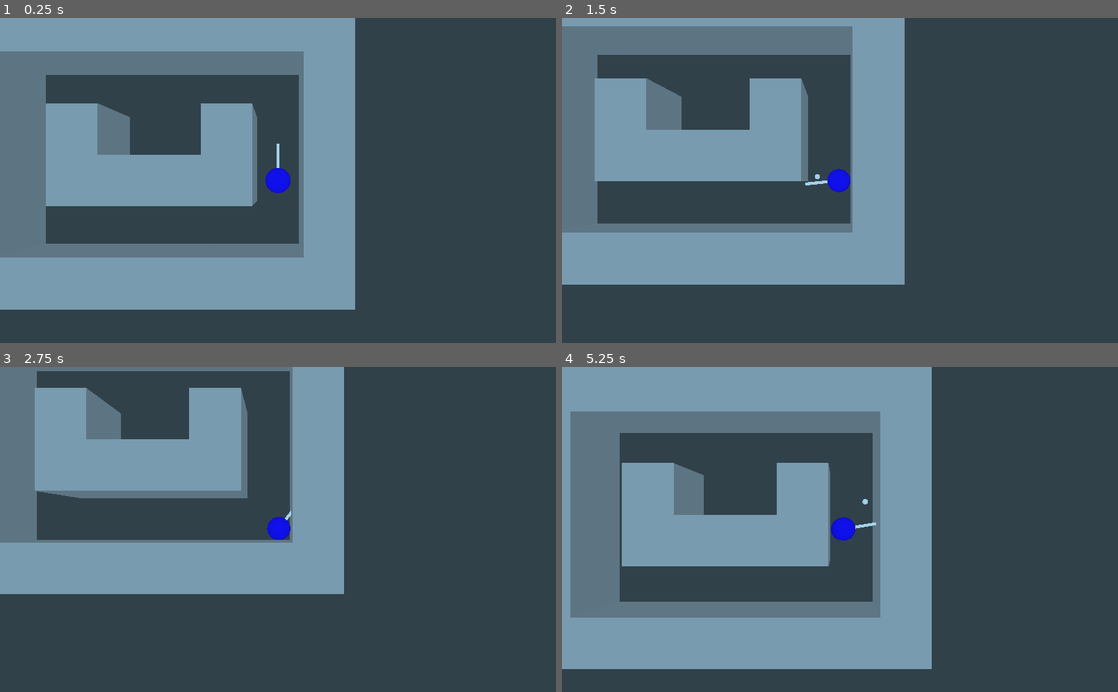
Above: before the commit, frames 1-4 (two rows, left to right).
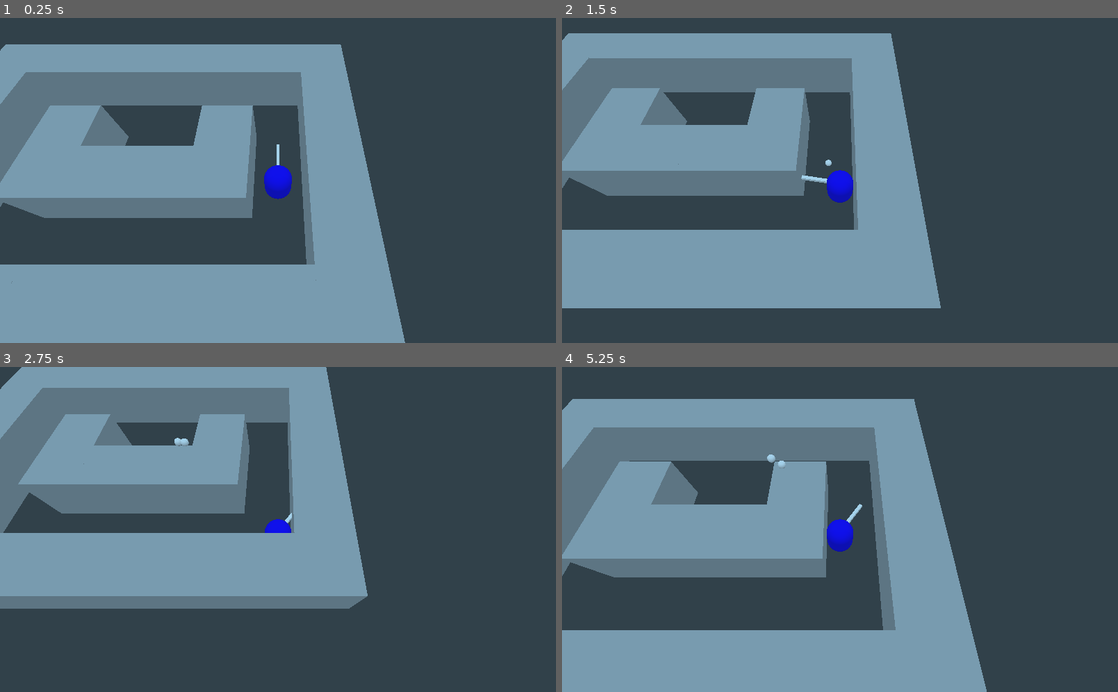
Above: after the commit, the same moments.

Repository: Altoc/crazy-christmas
Game: Godot game, scene res://scenes/Main.tscn
The game is run twice, just before and just after one commit, with the same random seed, the same clock (stepped at 60 frames per second) and the same inputs.
Inputs (mouse positions are in pixels of both pictures, inside the frame that each line leads up to):
- Up to frame 1 (0.25 s): no input
- Up to frame 2 (1.5 s): move the mouse to (962, 164) at 0.52 s; press the mouse at (962, 164) at 0.53 s; hold D (PlayerRight) 0.53-1.28 s; tap Enter at 1.25 s; move the mouse to (728, 196) at 1.27 s; release the mouse at (728, 196) at 1.28 s; hold S (PlayerBackward) from 1.28 s (still down); click (728, 196) at 1.35 s
- Up to frame 3 (2.75 s): move the mouse to (333, 458) at 2.02 s; release S (PlayerBackward) at 2.03 s; press the mouse at (333, 458) at 2.03 s; hold D (PlayerRight) from 2.03 s (still down)
- Up to frame 4 (5.25 s): move the mouse to (812, 594) at 2.77 s; release D (PlayerRight) at 2.78 s; release the mouse at (812, 594) at 2.78 s; hold W (PlayerForward) 2.78-3.53 s; click (812, 594) at 2.85 s; move the mouse to (1006, 578) at 3.52 s; press the mouse at (1006, 578) at 3.53 s; hold A (PlayerLeft) 3.53-5.03 s; tap Space at 4.25 s; move the mouse to (673, 480) at 4.27 s; release the mouse at (673, 480) at 4.28 s; click (673, 480) at 4.35 s; move the mouse to (867, 529) at 5.02 s; press the mouse at (867, 529) at 5.03 s; hold S (PlayerBackward) from 5.03 s (still down)

The runs differ from the first frame. In frame 1, 33% of the frame differs, in the area x 0-73%, y 0-100%; in frame 2, 25%; in frame 3, 18%; in frame 4, 35%, in the area x 0-77%, y 0-100%.

Commit message:
snowball charging and throwing

Diff:
--- a/Crazy Christmas/project.godot
+++ b/Crazy Christmas/project.godot
@@ -36,6 +36,11 @@
 "events": [ Object(InputEventKey,"resource_local_to_scene":false,"resource_name":"","device":0,"alt":false,"shift":false,"control":false,"meta":false,"command":false,"pressed":false,"scancode":0,"physical_scancode":83,"unicode":0,"echo":false,"script":null)
  ]
 }
+ThrowSnowball={
+"deadzone": 0.5,
+"events": [ Object(InputEventMouseButton,"resource_local_to_scene":false,"resource_name":"","device":0,"alt":false,"shift":false,"control":false,"meta":false,"command":false,"button_mask":0,"position":Vector2( 0, 0 ),"global_position":Vector2( 0, 0 ),"factor":1.0,"button_index":1,"pressed":false,"doubleclick":false,"script":null)
+ ]
+}
 
 [physics]
 
--- a/Crazy Christmas/scenes/Main.tscn
+++ b/Crazy Christmas/scenes/Main.tscn
@@ -24,14 +24,14 @@
 [node name="SignalBus" type="Node" parent="."]
 
 [node name="Camera" type="Camera" parent="."]
-transform = Transform( 1, 0, 0, 0, 2.98023e-08, 1, 0, -1, 2.98023e-08, 0, 24, 0.0124149 )
+transform = Transform( 1, 0, 0, 0, 0.477251, 0.878767, 0, -0.878767, 0.477251, 0, 19.2903, 8.11315 )
 current = true
 script = ExtResource( 5 )
 
 [node name="Floor" type="Spatial" parent="."]
 
 [node name="MeshInstance" type="MeshInstance" parent="Floor"]
-transform = Transform( 50, 0, 0, 0, 1, 0, 0, 0, 50, 0, 1, 0 )
+transform = Transform( 50, 0, 0, 0, 1, 0, 0, 0, 50, -1.25372, 1.11605, 0.0361919 )
 mesh = SubResource( 1 )
 skeleton = NodePath("../..")
 material/0 = SubResource( 2 )
@@ -135,4 +135,4 @@
 transform = Transform( 1, 0, 0, 0, 1, 0, 0, 0, 1, 4, 2, -8 )
 
 [node name="Player" parent="." instance=ExtResource( 2 )]
-transform = Transform( 1, 0, 0, 0, 1, 0, 0, 0, 1, 0, 4, 0 )
+transform = Transform( 1, 0, 0, 0, 1, 0, 0, 0, 1, 0, 2.97406, 0 )
--- a/Crazy Christmas/scenes/Snowball.tscn
+++ b/Crazy Christmas/scenes/Snowball.tscn
@@ -1,4 +1,6 @@
-[gd_scene load_steps=3 format=2]
+[gd_scene load_steps=4 format=2]
+
+[ext_resource path="res://scripts/Snowball.gd" type="Script" id=1]
 
 [sub_resource type="SphereMesh" id=1]
 
@@ -8,6 +10,7 @@
 [node name="Snowball" type="RigidBody"]
 collision_layer = 2
 collision_mask = 2
+script = ExtResource( 1 )
 
 [node name="MeshInstance" type="MeshInstance" parent="."]
 transform = Transform( 0.25, 0, 0, 0, 0.25, 0, 0, 0, 0.25, 0, 0, 0 )
--- a/Crazy Christmas/scripts/Camera.gd
+++ b/Crazy Christmas/scripts/Camera.gd
@@ -14,4 +14,4 @@
 # Called every frame. 'delta' is the elapsed time since the previous frame.
 func _process(delta):
 	transform.origin.x = get_node("../Player").transform.origin.x
-	transform.origin.z = get_node("../Player").transform.origin.z
+	transform.origin.z = get_node("../Player").transform.origin.z + 8
--- a/Crazy Christmas/scripts/PlayerMovement.gd
+++ b/Crazy Christmas/scripts/PlayerMovement.gd
@@ -1,4 +1,14 @@
 extends KinematicBody
+
+###CONSTS
+const snowballScenePath = "res://scenes/Snowball.tscn"
+const RAY_LENGTH = 20
+const snowballThrowStrengthMin = Vector3(5, 12, 5)
+const snowballThrowStrengthMax = Vector3(25, 7, 25)
+const movementSpeedMax = 10.0
+const movementSpeedIncreaseFactor = 30.0
+const snowballTime = 1
+const snowballChargeTime = 0.25
 
 ###REFS
 onready var MAIN = get_node("/root/Main")
@@ -6,31 +16,48 @@
 onready var camera = get_node("../Camera")
 
 ###MEM VARS
-const RAY_LENGTH = 100
 enum PLAYER_STATES {
 	IDLE=0,
-	RUN=1
+	RUN=1,
+	SNOWBALL_CHARGE=2,
+	SNOWBALL_THROW=3
 }
 onready var currPlayerState = PLAYER_STATES.IDLE
 onready var prevPlayerState = PLAYER_STATES.IDLE
 onready var input = Vector3()
+onready var velocity = Vector3()
+onready var toRay = Vector3()
 var gravity
-onready var movementSpeedMax = 10.0
-onready var movementSpeedIncreaseFactor = 30.0
 onready var currMovementSpeed = 0.0
-onready var velocity = Vector3()
 onready var inputReceived = false
-onready var toRay = Vector3()
+onready var snowballReady = true
+onready var snowballThrowStrength = snowballThrowStrengthMin
+onready var snowballChargeFactor = 0.0
+
+###TIMERS
+onready var snowballTimer = 0
+onready var snowballChargeTimer = 0
 
 # Called when the node enters the scene tree for the first time.
 func _ready():
 	gravity = GLOBALS.GRAVITY
 
+func _process(delta):
+	match(currPlayerState):
+		PLAYER_STATES.SNOWBALL_CHARGE:
+			snowballChargeTimer += delta
+			if(snowballChargeTimer >= snowballChargeTime):
+				chargeSnowball(delta)
+				snowballChargeTimer = 0
+	if(!snowballReady):
+		snowballTimer += delta
+		if(snowballTimer >= snowballTime):
+			snowballReady = true
+			snowballTimer = 0
+
 # Called every frame. 'delta' is the elapsed time since the previous frame.
 func _physics_process(delta):
-	#gravity
 	velocity.y -= gravity * delta
-	#wipe movement direction
 	velocity.x = 0
 	velocity.z = 0
 	handleInput(Input)
@@ -41,24 +68,39 @@
 			currMovementSpeed += movementSpeedIncreaseFactor * delta
 		velocity.x = input.x * currMovementSpeed
 		velocity.z = input.z * currMovementSpeed
+		setPlayerState(PLAYER_STATES.RUN)
 	velocity = move_and_slide(velocity, Vector3(0, 1, 0),
 									true, 4, PI/4, false)
-	look_at(Vector3(toRay.x, 0, toRay.z), Vector3(0,1,0))
+	look_at(toRay, Vector3(0,1,0))
+	rotation.x = 0
+	rotation.z = 0
 
 func _input(event):
 	if event is InputEventMouseMotion:
 		var fromRay = camera.project_ray_origin(event.position)
 		toRay = fromRay + camera.project_ray_normal(event.position) * RAY_LENGTH
-	if event is InputEventMouseButton:
-		spawnSnowball(event.position)
+	if event is InputEventMouseButton && snowballReady:
+		setPlayerState(PLAYER_STATES.SNOWBALL_CHARGE)
 
-func spawnSnowball(argTargetPos):
-	var snowballScenePath = "res://scenes/Snowball.tscn"
+func chargeSnowball(delta):
+	snowballChargeFactor += delta * 10
+	if(snowballChargeFactor < 1.0):
+		snowballThrowStrength = snowballThrowStrengthMin + (snowballThrowStrengthMax - snowballThrowStrengthMin) * snowballChargeFactor
+	print("Snowball Strength: ", snowballThrowStrength)
+
+func throwSnowball():
 	var snowball = load(snowballScenePath).instance()
 	MAIN.add_child(snowball)
 	snowball.set_owner(MAIN)
 	snowball.transform.origin = transform.origin
-	snowball.apply_central_impulse(Vector3(toRay.x, 10, toRay.z))
+	var targetPos = Vector3()
+	targetPos.x = snowballThrowStrength.x * sin(rotation.y) * -1
+	targetPos.y = snowballThrowStrength.y
+	targetPos.z = snowballThrowStrength.z * cos(rotation.y) * -1
+	snowball.apply_impulse(Vector3.ZERO, targetPos)
+	snowballReady = false
+	snowballThrowStrength = snowballThrowStrengthMin
+	snowballChargeFactor = 0
 
 func handleInput(argInput):
 	inputReceived = false
@@ -78,13 +120,23 @@
 		inputReceived = true
 		input.z += 1
 		setPlayerState(PLAYER_STATES.RUN)
+	if(argInput.is_action_pressed("ThrowSnowball")):
+		setPlayerState(PLAYER_STATES.SNOWBALL_CHARGE)
+	if(argInput.is_action_just_released("ThrowSnowball")):
+		setPlayerState(PLAYER_STATES.SNOWBALL_THROW)
 
 func setPlayerState(argNewState):
 	if(currPlayerState != null):
 		prevPlayerState = currPlayerState
 	if(argNewState != null):
 		currPlayerState = argNewState
-	#match currPlayerState:
-		#PLAYER_STATES.IDLE:
-			#currMovementSpeed = 0.0
-		#PLAYER_STATES.RUN:
+	match currPlayerState:
+		PLAYER_STATES.IDLE:
+			currMovementSpeed = 0.0
+		PLAYER_STATES.RUN:
+			pass
+		PLAYER_STATES.SNOWBALL_CHARGE:
+			#charging in process func
+			pass
+		PLAYER_STATES.SNOWBALL_THROW:
+			throwSnowball()
--- /dev/null
+++ b/Crazy Christmas/scripts/Snowball.gd
@@ -0,0 +1,12 @@
+extends RigidBody
+
+onready var deathTime = 3
+onready var deathTimer = 0
+
+func _process(delta):
+	deathTimer += delta
+	if(deathTimer >= deathTime):
+		die()
+
+func die():
+	queue_free()
